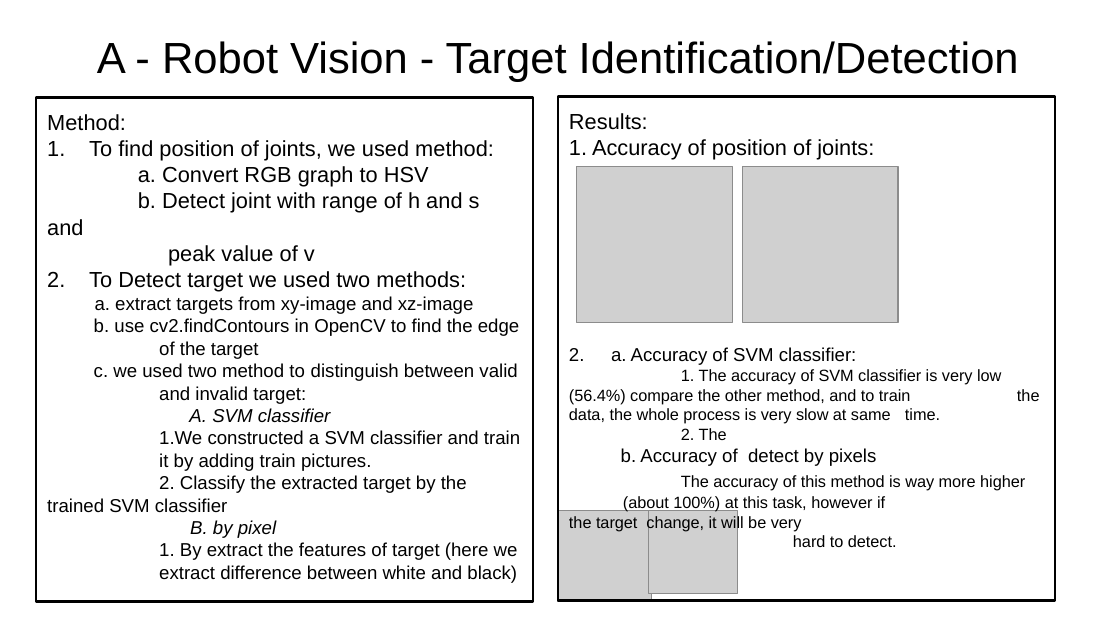
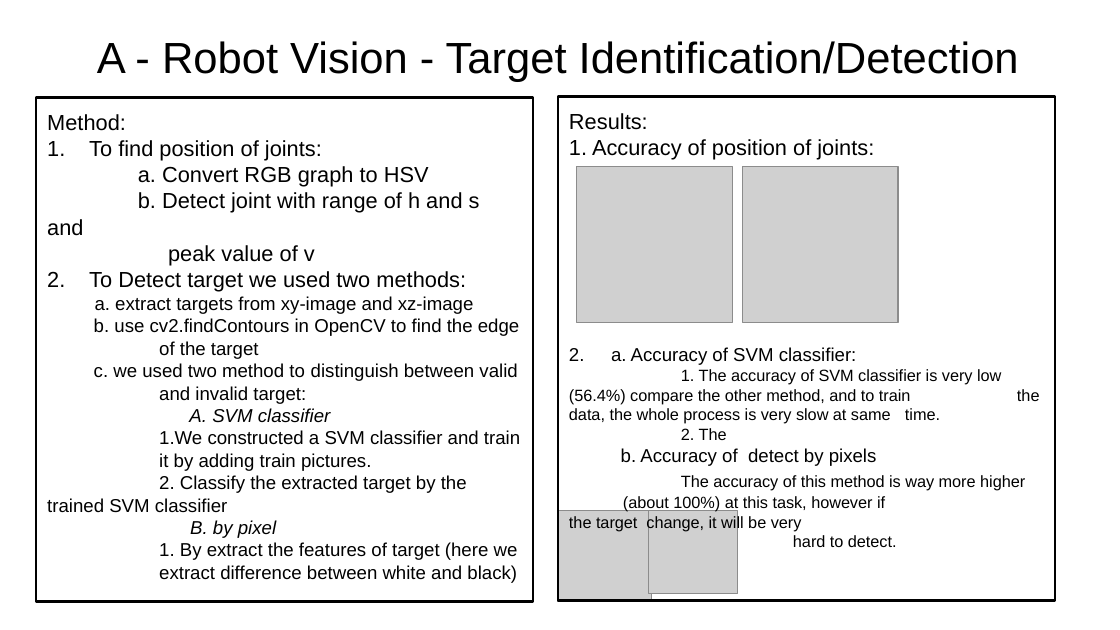
Before and after one commit to HanqinDu/IVR, a slide deck: slide 3 of IVR_assignment_template.pptx. Drawn at 1120x630 pixels with LibreOffice and Linux fonts; fonts in the diff are those of the drawing; grey boxes stand for pictures. Boxes give left, top, right and bottom in pixels: in the first picture for what was removed or moved away, otherwise in the second. Text is boxed around its words. In the diff, an @@ line names an element or a change of style, - is before the commit and + after.

```diff
--- a/IVR_assignment_template.pptx
+++ b/IVR_assignment_template.pptx
@@ text in rectangle at (x1=89, y1=140, x2=322, y2=161): text changed @@
-1. To find position of joints, we used method:
+1. To find position of joints:
```
Also in this commit, not shown: 4 other slides changed, 1 slide added.
